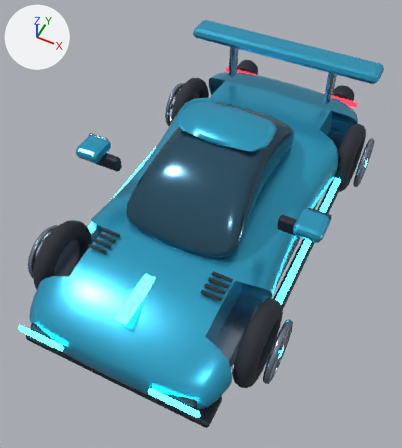
What one commit did to the FBX model Assets/Resources/VehicleModels/Viper.fbx.
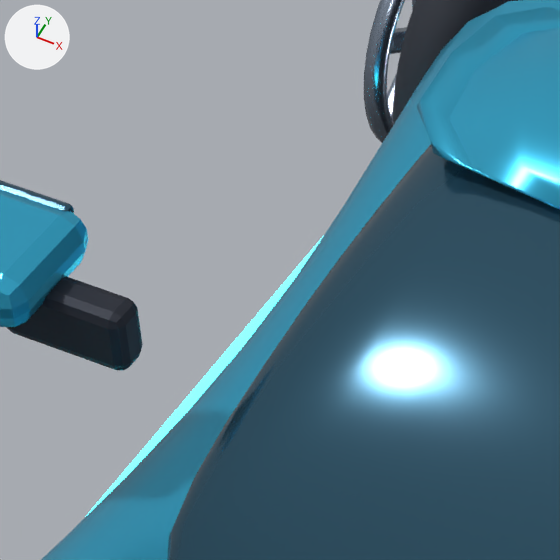
The first picture shows the older version from a 50 mm lens placed at (1.41, -3.17, 3.96), pointed at (-0.03, -0.29, 0.35). The close-ups show the older and then the newer version on the part from 23% to 51% of the width and 22% to 47% of the height of that picture. Only the edits that show in the close-ups are written down. Lighting does not change. The marker at upper left points along +X, +Y and +Z. Where no turn or scale is listed for an object, it has been applied to the vertices.

Names of what the first close-up shows: 'Body_Mirror', 'Body_Roof', 'Body_Viper', 'Carbon_MirrorMount', 'Glass_Cockpit', 'Trim_Sill', 'WheelRim_LRear', 'Wheel_LRear' and 3 more.
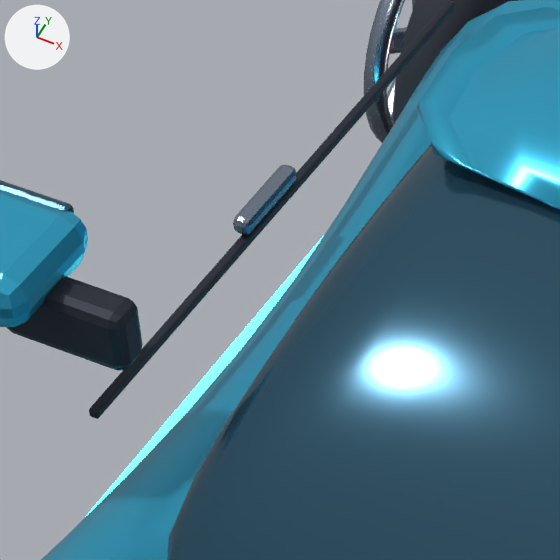
The change, as JSON lines over the scene's bpy script:
```json
{"op": "add", "block": "me_cube_004_1", "code": ["me_cube_004_1 = bpy.data.meshes.new('Cube.004')", "me_cube_004_1.from_pydata(...)  # 56 vertices, 54 faces; spans x -0.018..0.018, y -0.09..0.09, z -0.018..0.018", "me_cube_004_1.materials.append(mat_alloy)  # greyish blue #909eaf"]}
{"op": "add", "block": "me_cube_003_1", "code": ["me_cube_003_1 = bpy.data.meshes.new('Cube.003')", "me_cube_003_1.from_pydata(...)  # 56 vertices, 54 faces; spans x -0.009..0.009, y -0.639..0.639, z -0.009..0.009", "me_cube_003_1.materials.append(mat_exhaust)  # dark blue #2c303c"]}
{"op": "add", "block": "ob_alloy_doorhandle", "code": ["ob_alloy_doorhandle = bpy.data.objects.new('Alloy_DoorHandle', me_cube_004_1)", "ob_alloy_doorhandle.location = (-0.785, 0.12, 0.73)"]}
{"op": "add", "block": "ob_carbon_doorseam", "code": ["ob_carbon_doorseam = bpy.data.objects.new('Carbon_DoorSeam', me_cube_003_1)", "ob_carbon_doorseam.location = (-0.78, 0.18, 0.7)"]}
```

Boxes (x1, y1, x2, y2) around the edits, measured in the close-ups (560 x 560 px):
```json
{"object": "Carbon_DoorSeam", "change": "added", "after": [89, 0, 456, 419]}
{"object": "Alloy_DoorHandle", "change": "added", "after": [233, 165, 297, 235]}
```
